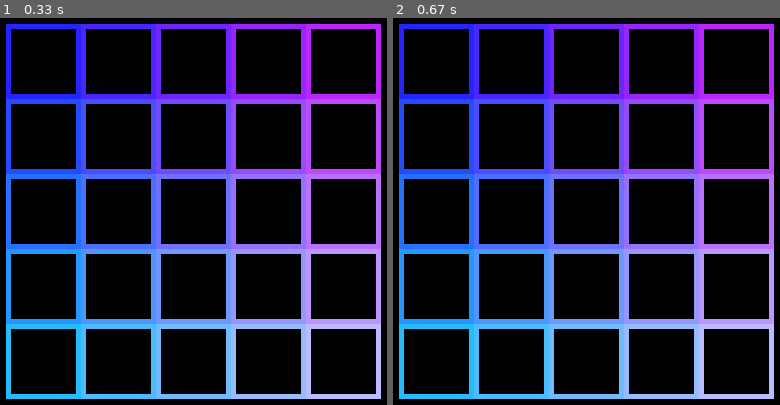
Above: before the commit, frames 1-2 (left to right).
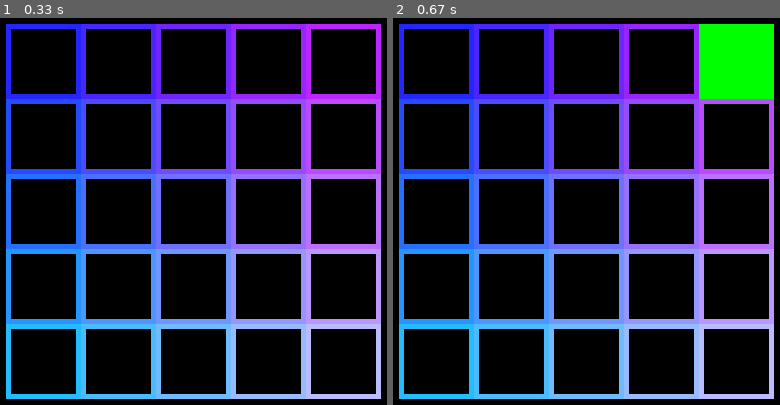
Above: after the commit, the same moments.

Repository: edvinalestig/flow-pygame
Game: pygame game, started from main.py
Two runs of this game, one before a commit and one after it. Both use one fixed random seed, a clock stepped at 60 frames per second and the inputs below.
Inputs (mouse positions are in pixels of both pictures, inside the frame that each line leads up to):
- Up to frame 1 (0.33 s): no input
- Up to frame 2 (0.67 s): press the mouse at (737, 60) at 0.37 s; move the mouse to (718, 56) at 0.47 s; release the mouse at (702, 48) at 0.6 s

Frame 1 is identical in both runs. In frame 2, 3.8% of the frame differs, in the area x 79-99%, y 1-21%.

Commit message:
Click changes colour

Diff:
--- a/main.py
+++ b/main.py
@@ -15,17 +15,21 @@
         self.rectangles = []
         i = self.sideLength
         while i < fillWidth + self.sideLength:
+
             j = self.sideLength
             while j < fillHeight + self.sideLength:
+
                 rectangle = pygame.Rect(i, j, self.sideLength, self.sideLength)
-                drawnRectangle = pygame.draw.rect(self.screen, [i/2, j/2, 255], rectangle, 5)
-                self.rectangles.append(drawnRectangle)
+                pygame.draw.rect(self.screen, [i/2, j/2, 255], rectangle, 5)
+                self.rectangles.append(rectangle)
 
                 j += self.sideLength
             i += self.sideLength
 
     def fillRect(self, pos, colour=[0, 255, 0]):
-        pass
+        for i in self.rectangles:
+            if i.collidepoint(pos):
+                pygame.draw.rect(self.screen, colour, i)
 
 
 game = Game()
@@ -35,6 +39,7 @@
             sys.exit()
         elif event.type == pygame.MOUSEBUTTONUP:
             pos = pygame.mouse.get_pos()
+            game.fillRect(pos)
 
 
     pygame.display.flip()
